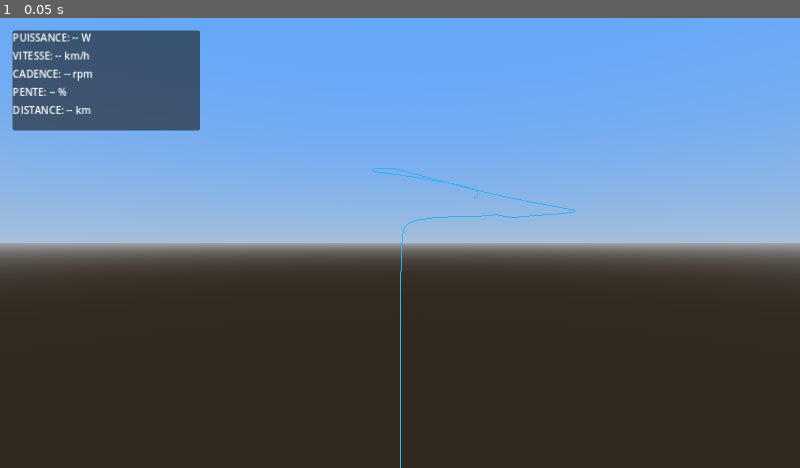
Above: before the commit, frame 1.
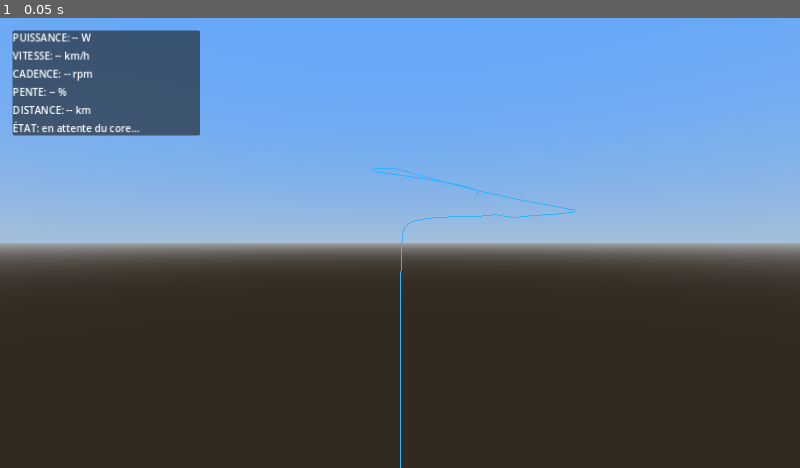
Above: after the commit, the same moment.

Repository: Holeinthesock67/lolo_python
Game: Godot game, scene res://scenes/main.tscn
The game is run twice, just before and just after one commit, with the same random seed, the same clock (stepped at 60 frames per second) and the same inputs.
Inputs:
- Up to frame 1 (0.05 s): no input

The runs differ from the first frame. In frame 1, 0.4% of the frame differs, in the area x 1-25%, y 22-27%.

Commit message:
Engine : touches +/- et flèches vers le core (cmd input_event), ligne d'état dans le HUD ; core : reprise auto après engine_lost avec --autostart
Co-Authored-By: Claude Sonnet 5.5 <noreply@anthropic.com>
Claude-Session: https://claude.ai/code/session_01XPuZzH1a7pwvF8RXAqtFrn

Diff:
--- a/Open_ride_linux/engine/scripts/main.gd
+++ b/Open_ride_linux/engine/scripts/main.gd
@@ -21,14 +21,31 @@
 var _first_state_logged := false
 
 
+var status_label: Label
+
+
 func _ready() -> void:
 	ipc.state_received.connect(_on_state_received)
+	# Ligne d'état de diagnostic : séance, trainer, entrée, raison de pause.
+	status_label = Label.new()
+	status_label.text = "ÉTAT: en attente du core…"
+	$HUD/Margin/VBox.add_child(status_label)
 
 	# Charger la route de démonstration factice
 	var demo_path := "res://demo/demo.world/route.json"
 	route = RouteDataScript.load_from_file(demo_path)
 	if route:
 		_build_route_mesh()
+
+
+func _unhandled_input(event: InputEvent) -> void:
+	# Touches + / − (ou flèches haut / bas) = boutons du Click, utiles sans Click ou en test.
+	if event is InputEventKey and event.pressed and not event.echo:
+		match event.keycode:
+			KEY_EQUAL, KEY_PLUS, KEY_KP_ADD, KEY_UP:
+				ipc.send_command("input_event", {"event": "PLUS_SHORT"})
+			KEY_MINUS, KEY_KP_SUBTRACT, KEY_DOWN:
+				ipc.send_command("input_event", {"event": "MINUS_SHORT"})
 
 
 func _process(delta: float) -> void:
@@ -80,3 +97,9 @@
 	hud_cadence.text = "CADENCE: %d rpm" % int(round(cad))
 	hud_grade.text = "PENTE: %.1f %%" % grade
 	hud_distance.text = "DISTANCE: %.2f km" % dist_km
+	var pause = state.get("pause_reason", null)
+	status_label.text = "ÉTAT: %s%s | TRAINER: %s | ENTRÉE: %s" % [
+		state.get("session_state", "?"),
+		(" (" + str(pause) + ")") if pause != null else "",
+		state.get("trainer_status", "?"),
+		state.get("input_status", "?")]
Not shown, changed: Open_ride_linux/core/src/openride_core/session.py
Not shown, changed: Open_ride_linux/core/tests/test_drivers_session.py
Not shown, changed: Open_ride_linux/docs/contracts/ipc_v1.md
